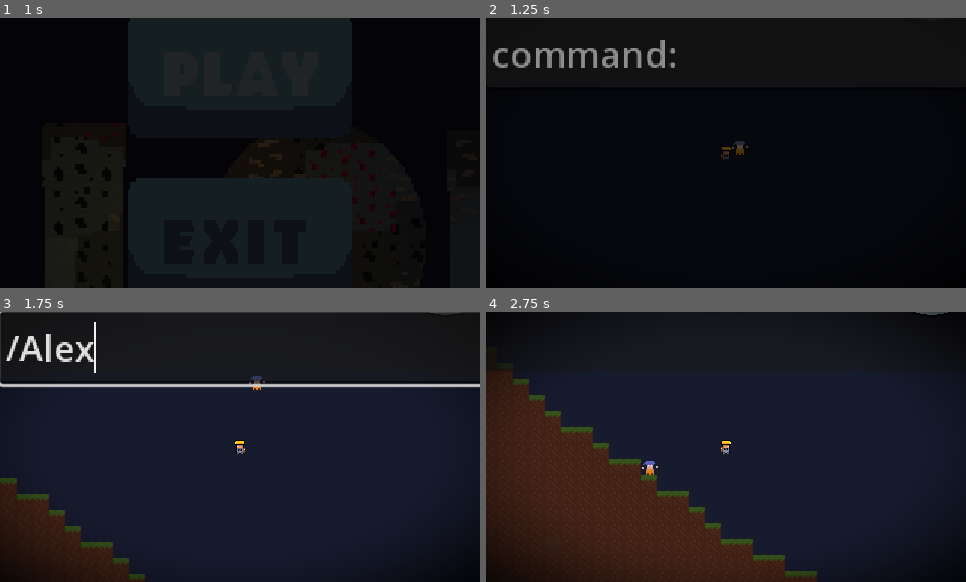
Above: before the commit, frames 1-4 (two rows, left to right).
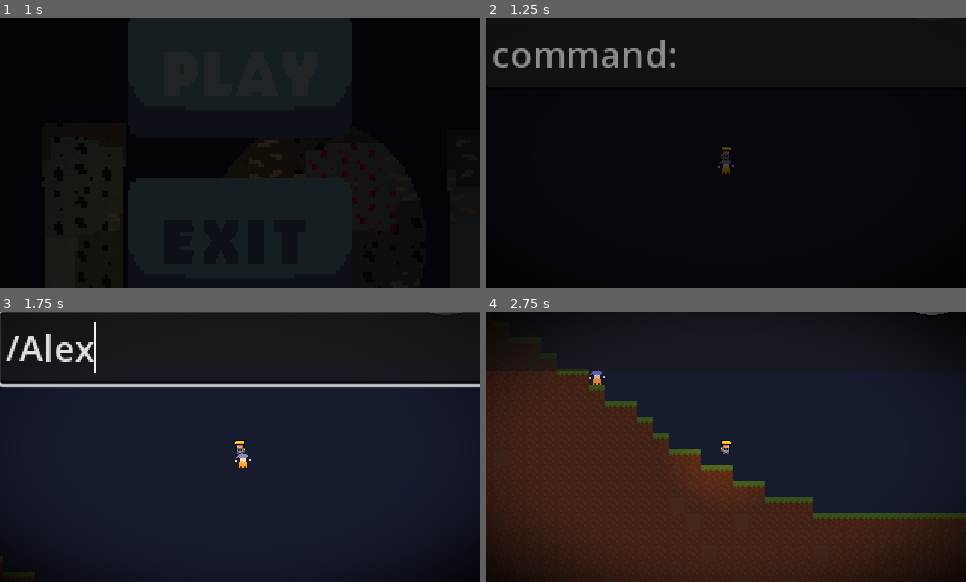
Above: after the commit, the same moments.

Repository: p4tk4n/Lone_Miner
Game: Godot game, scene res://Scenes/main_menu.tscn
Same seed, same stepped clock (60 frames per second), same inputs: the game is played once before the commit and once after it.
Inputs (mouse positions are in pixels of both pictures, inside the frame that each line leads up to):
- Up to frame 1 (1 s): click (240, 74) at 0.5 s
- Up to frame 2 (1.25 s): no input
- Up to frame 3 (1.75 s): click (360, 347) at 1.27 s; type "Alex" at 1.35 s
- Up to frame 4 (2.75 s): tap Enter (confirm_command) at 2, 2.1 s; move the mouse to (726, 444) at 2.02 s; hold D (player_right) from 2.03 s (still down); click (726, 444) at 2.17 s; tap Space (player_jump) at 2.27 s

Frame 1 is identical in both runs. In frame 2, 0.2% of the frame differs, in the area x 48-55%, y 45-58%; in frame 3, 5.1%; in frame 4, 20%, in the area x 5-100%, y 21-100%.

Commit message:
backup
idem robit big stuff

Diff:
--- a/Scenes/item.tscn
+++ b/Scenes/item.tscn
@@ -18,7 +18,7 @@
 mass = 0.5
 physics_material_override = SubResource("PhysicsMaterial_3xsf5")
 gravity_scale = 1.1
-linear_velocity = Vector2(37.2986, 38.004)
+linear_velocity = Vector2(49.0843, 39.3841)
 angular_damp = 40.013
 script = ExtResource("1_kblxi")
 item_texture = ExtResource("1_6o2xr")
--- a/Scenes/merchant.tscn
+++ b/Scenes/merchant.tscn
@@ -8,7 +8,7 @@
 absorbent = true
 
 [sub_resource type="RectangleShape2D" id="RectangleShape2D_8kiro"]
-size = Vector2(18, 18)
+size = Vector2(16, 14)
 
 [node name="merchant" type="RigidBody2D"]
 disable_mode = 2
@@ -20,5 +20,5 @@
 texture = ExtResource("1_qxmeh")
 
 [node name="CollisionShape2D" type="CollisionShape2D" parent="."]
-position = Vector2(0, -1)
+position = Vector2(0, 1)
 shape = SubResource("RectangleShape2D_8kiro")
Binary file added: Resources/Sprites/leaves.png
Not shown, added: Resources/Sprites/leaves.png.import
Binary file added: Resources/Sprites/log.png
Not shown, added: Resources/Sprites/log.png.import
Binary file added: Resources/Sprites/tree_tileset.png
Not shown, added: Resources/Sprites/tree_tileset.png.import
